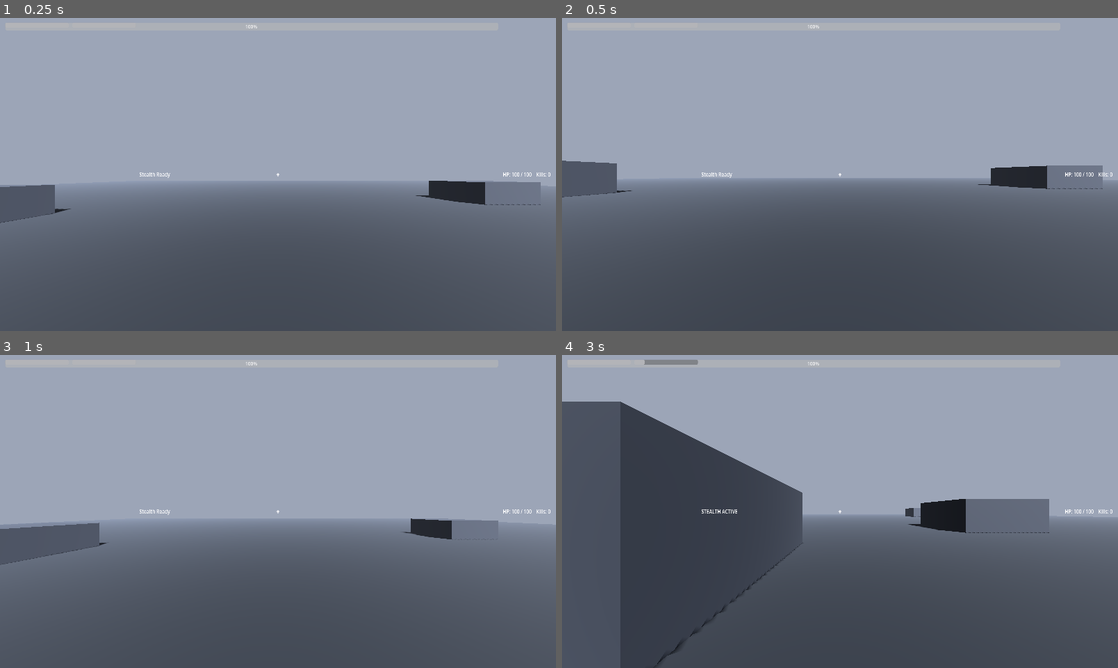
Above: before the commit, frames 1-4 (two rows, left to right).
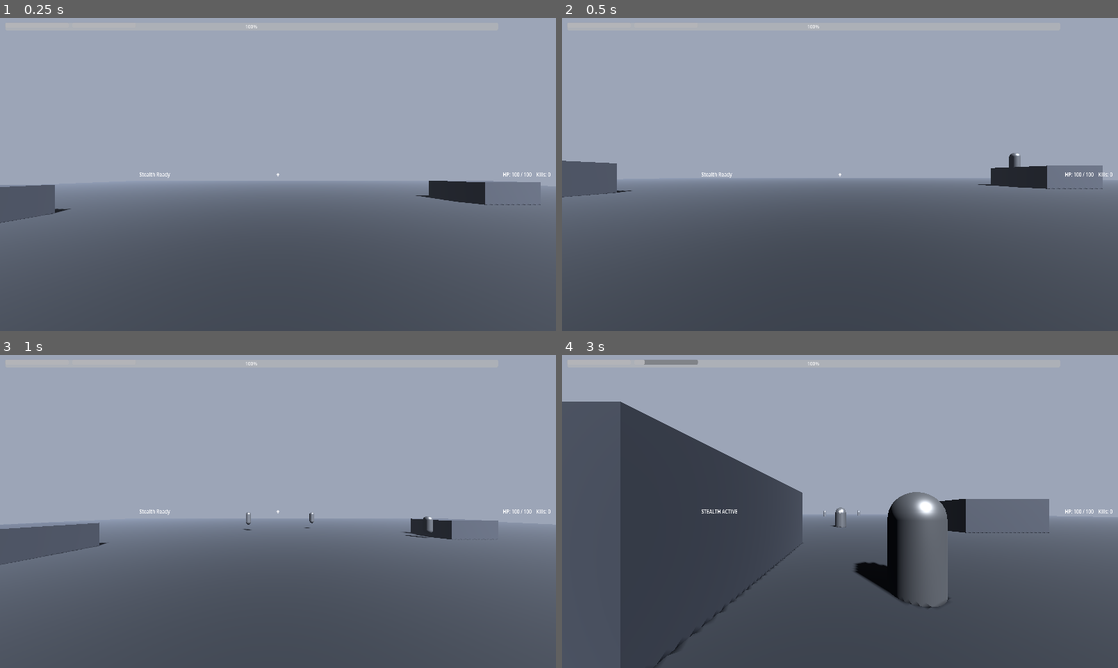
Above: after the commit, the same moments.

Repository: mohsenss/Special_2
Game: Godot game, scene res://scenes/Main.tscn
Same seed, same stepped clock (60 frames per second), same inputs: the game is played once before the commit and once after it.
Inputs (mouse positions are in pixels of both pictures, inside the frame that each line leads up to):
- Up to frame 1 (0.25 s): no input
- Up to frame 2 (0.5 s): no input
- Up to frame 3 (1 s): move the mouse to (305, 511) at 0.52 s; press the mouse at (305, 511) at 0.53 s; hold W (move_forward) from 0.53 s (still down); tap Space (jump) at 0.77 s
- Up to frame 4 (3 s): keep holding W (move_forward); move the mouse to (812, 511) at 1.27 s; release the mouse at (812, 511) at 1.28 s; tap E (stealth) at 1.35, 2.85 s; tap Space (jump) at 1.52 s; move the mouse to (851, 505) at 2.02 s; press the mouse at (851, 505) at 2.03 s; move the mouse to (834, 517) at 2.77 s; release the mouse at (834, 517) at 2.78 s

Frame 1 is identical in both runs. In frame 2, less than 0.1% of the frame differs, in the area x 76-83%, y 43-54%; in frame 3, 0.1%; in frame 4, 2.5%, in the area x 47-70%, y 43-81%.
Error before the commit: Parse Error: Unexpected "for" in class body. (res://scripts/spawner.gd:43)

Commit message:
Update spawner.gd

Diff:
--- a/scripts/spawner.gd
+++ b/scripts/spawner.gd
@@ -39,9 +39,9 @@
 	if alive >= max_alive:
 		return
 	var wave_bonus := int(_elapsed / wave_ramp_time)
-var count: int = int(min(spawn_per_wave + wave_bonus, max_alive - alive))
-for i in count:
-	var enemy := enemy_scene.instantiate() as EnemyUnit
+	var count: int = int(min(spawn_per_wave + wave_bonus, max_alive - alive))
+	for i in count:
+		var enemy := enemy_scene.instantiate() as EnemyUnit
 		if enemy == null:
 			continue
 		var pos := _pick_spawn_position()
